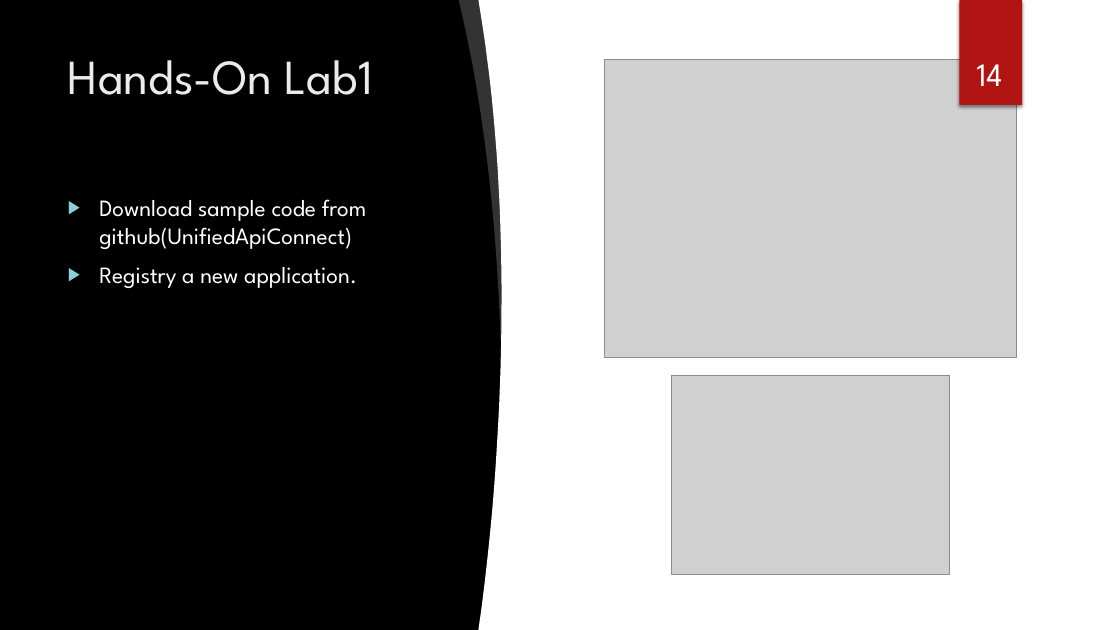
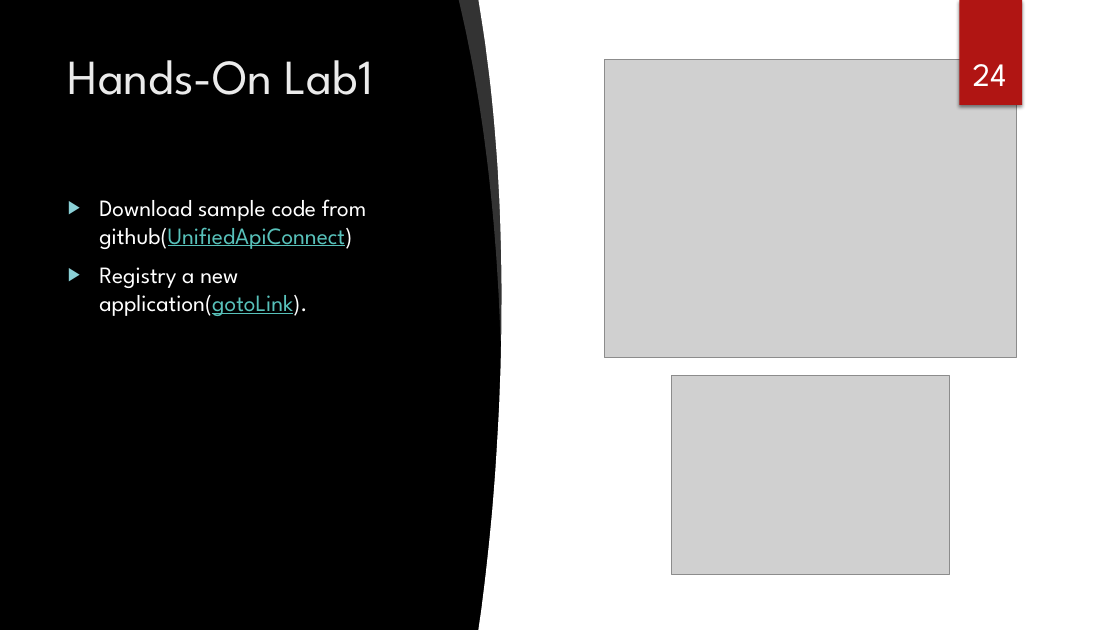
Before and after one commit to Johndgnzj/FCULab.GraphAndBot, a slide deck: slide 24 of Documents/Workshop-Day1_MicrosoftGraphAPI.pptx (slide 14 before the commit). Drawn at 1120x630 pixels with LibreOffice and Linux fonts; fonts in the diff are those of the drawing; grey boxes stand for pictures; background and template pictures are left out. Boxes give left, top, right and bottom in pixels: in the first picture for what was removed or moved away, otherwise in the second. Text is boxed around its words. In the diff, an @@ line names an element or a change of style, - is before the commit and + after.

```diff
--- a/Documents/Workshop-Day1_MicrosoftGraphAPI.pptx
+++ b/Documents/Workshop-Day1_MicrosoftGraphAPI.pptx
@@ page number at [973,64,1007,86]: text changed @@
-14
+24
@@ text at [99,199,367,249]: text colour #FFFFFF to #58C1BA, underline on in "github(UnifiedApiConnect)" @@
@@ text at [99,267,307,316]: text changed @@
-▶ Registry a new application.
+▶ Registry a new application(gotoLink).
```
Also in this commit, not shown: 7 other slides changed, 10 slides added.
